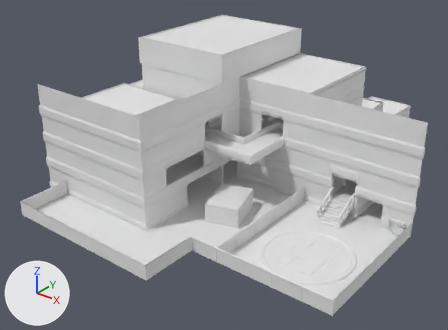
One commit to the FBX model Map/Models/Map.fbx: the scene before it, then after it.
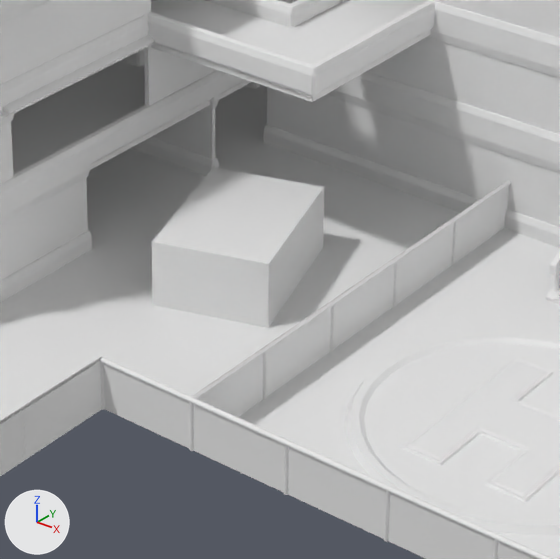
Each version is shown whole from a camera (50 mm lens) standing at (15.5, -19.63, 10.88) and looking at (2.16, -2.96, 0.55), then close up on the part from 36% to 71% of the width and 41% to 89% of the height. Arrows for +X, +Y and +Z are at lower left; the lights stay in place. Where no turn or scale is listed for an object, it has been applied to the vertices. Vertices at the same position are counted once.

Names of what the first close-up shows: 'Circle.001', 'Cube', 'Floor0.010', 'Floor2.006', 'Floor2.008', 'Floor2.009', 'Wall.136', 'Wall.222', 'Wall.442', 'Wall.443', 'Wall.478', 'Wall.499'.
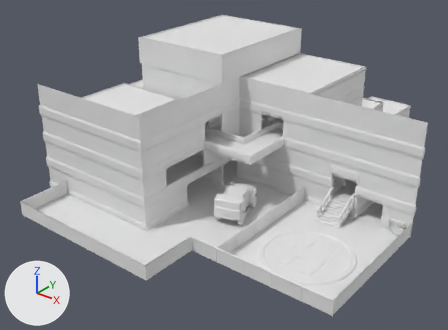
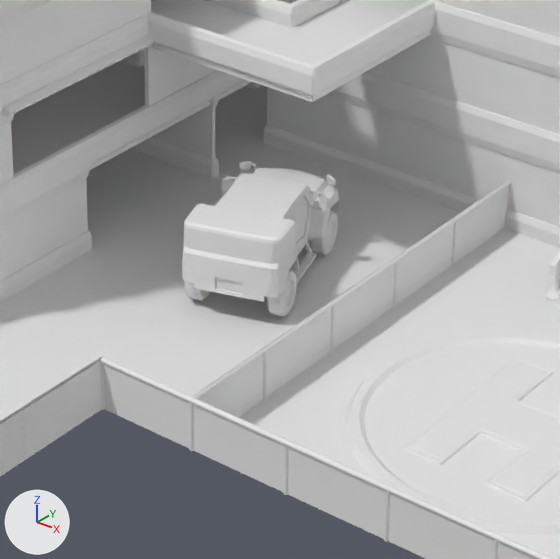
The change in detail:
me_cube is used by ob_cube; location (4.02, -4.96, 0.0); rotation (1.571, 0.0, 0.31), in degrees (90, 0, 18); scale (0.01, 0.01, 0.01).
me_cube had 8 vertices, 6 faces and spanned x -58.0..58.0, y 0.0..68.0, z -80.0..80.0.
me_cube now has 1555 vertices, 1490 faces and spans x -54.0..54.0, y 1.0..94.0, z -63.0..130.0.
me_cube part 1: 8 vertices removed from x -58.0..58.0, y 0.0..68.0, z -80.0..80.0; 1555 vertices added at x -54.0..54.0, y 1.0..94.0, z -63.0..130.0.
Object 'Cube' (ob_cube) moves from (4.02, -4.96, 0.0) to (4.27, -5.1, 0.0).
Object 'Cube' (ob_cube) turns from (90, 0, 18) to (90, 0, -162) degrees about x, y and z.

Changed parts and their boxes (x1, y1, x2, y2) in the close-ups (560 x 559 px):
'Cube', reshaped, moved, turned: before (152, 167, 324, 328); after (182, 161, 340, 317)
